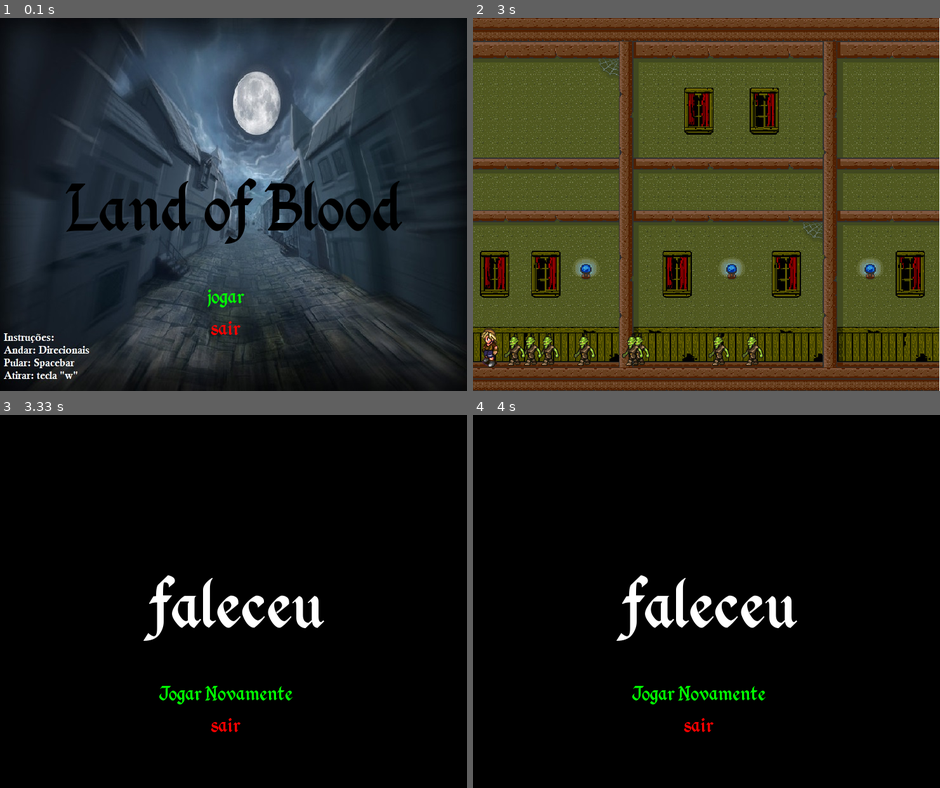
Above: before the commit, frames 1-4 (two rows, left to right).
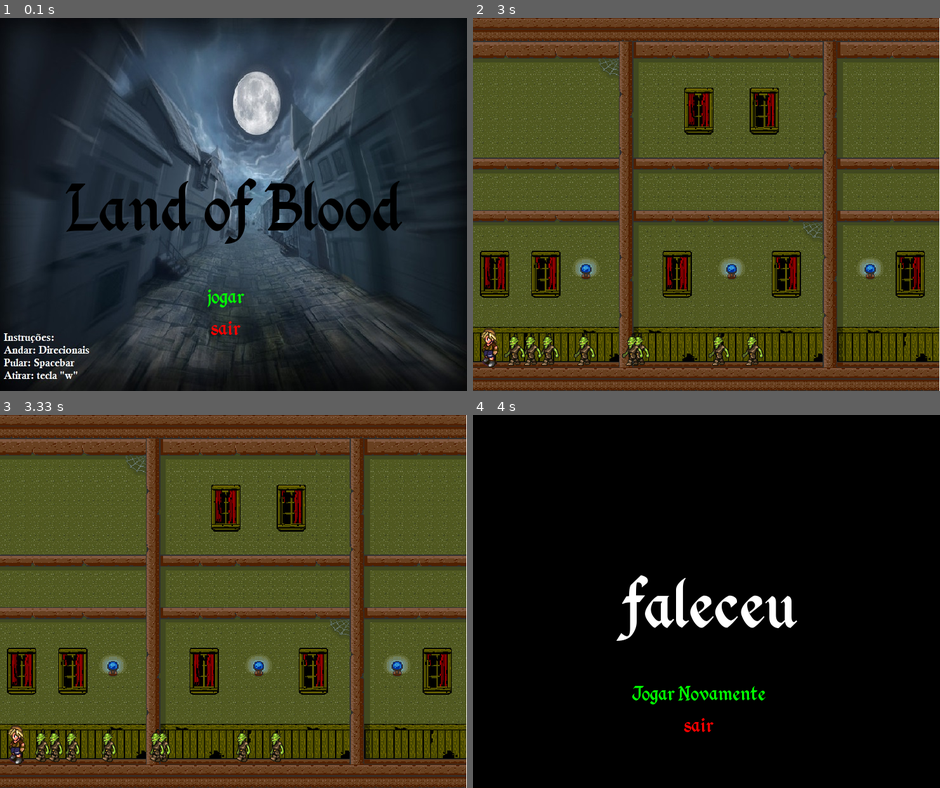
Above: after the commit, the same moments.

Repository: terhorstsouza/PYGAME---Gabriel---Thiago---Alexandre
Game: pygame game, started from jogo.py
Same seed, same stepped clock (60 frames per second), same inputs: the game is played once before the commit and once after it.
Inputs (mouse positions are in pixels of both pictures, inside the frame that each line leads up to):
- Up to frame 1 (0.1 s): no input
- Up to frame 2 (3 s): click "jogar" at 0.42 s; hold D 0.67-1.13 s; move the mouse to (687, 219) at 0.7 s; hold W 1.17-1.47 s; hold W 1.5-1.97 s; hold A 2-2.53 s
- Up to frame 3 (3.33 s): tap Space at 3 s
- Up to frame 4 (4 s): click (776, 470) at 3.43 s

Frames 1-2 are identical in both runs. In frame 3, 96% of the frame differs, in the area x 0-100%, y 0-100%; in frame 4, nothing differs.

Commit message:
bala empurra mob

Diff:
--- a/jogo.py
+++ b/jogo.py
@@ -326,7 +326,6 @@
 
             pygame.display.update()
 
-
 def menu():
     while True:
         for evento in pygame.event.get():
@@ -353,7 +352,6 @@
     vida = 10
     contador_imagem = 0
     return 1
-
 
 def jogo():
 
@@ -405,6 +403,10 @@
             balas_atingidas = pygame.sprite.spritecollide(mob, group_tiros, True)
             for bala in balas_atingidas:
                 mob.hit(bala, balas_atingidas)
+                if player.x < mob.x:
+                    mob.x += 5
+                else:
+                    mob.x -= 5
 
 
 
